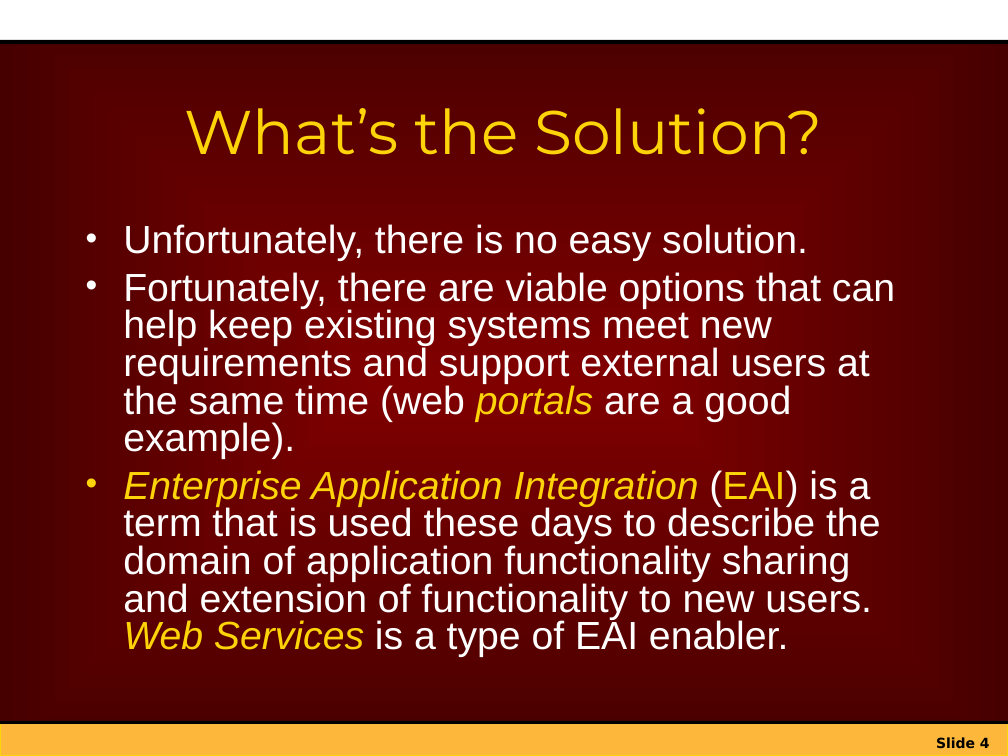
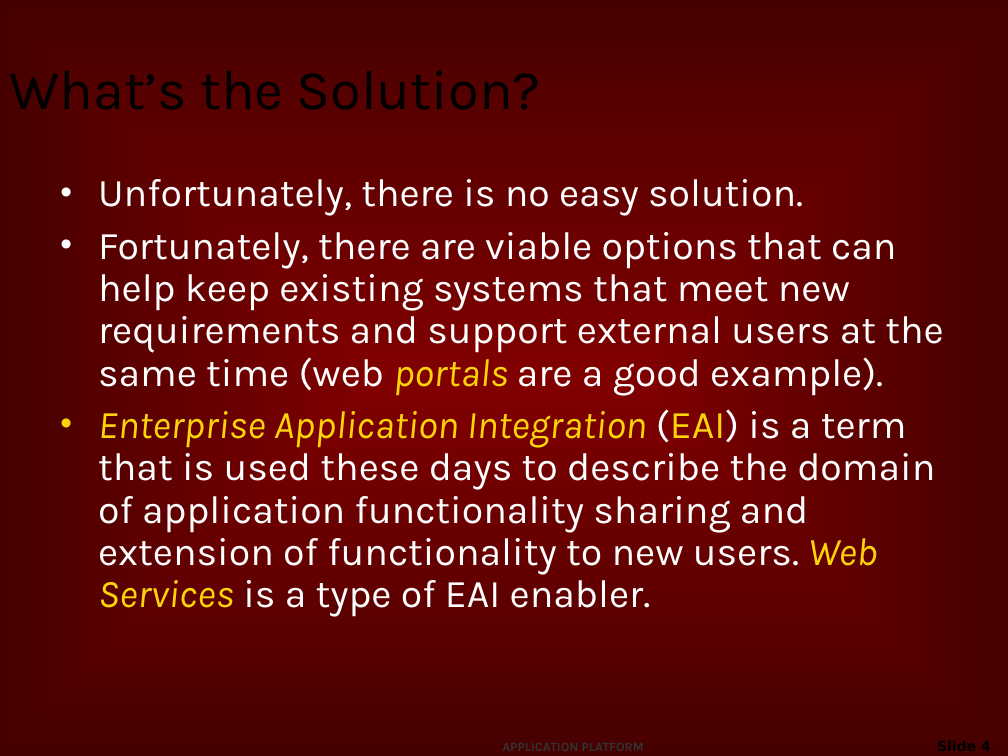
Before and after one commit to netspective/sparx-2001, a slide deck: slide 4 of Sparx/web-shared/docs/project/Extending the Enterprise.ppt. Drawn at 1008x756 pixels with LibreOffice and Linux fonts; fonts in the diff are those of the drawing; background and template pictures are left out. Boxes give left, top, right and bottom in pixels: in the first picture for what was removed or moved away, otherwise in the second. Text is boxed around its words. In the diff, an @@ line names an element or a change of style, - is before the commit and + after.

```diff
--- a/Sparx/web-shared/docs/project/Extending the Enterprise.ppt
+++ b/Sparx/web-shared/docs/project/Extending the Enterprise.ppt
@@ rectangle removed at (x1=0, y1=0, x2=1008, y2=42) @@
@@ title "What’s the Solution?" moved from (x1=185, y1=108, x2=822, y2=155) to (x1=0, y1=48, x2=857, y2=126) @@
@@ title "What’s the Solution?" at (x1=0, y1=48, x2=857, y2=126): size 44 to 40 pt, font Montserrat to Karla, text colour #FDD409 to #000000; alignment centre to left @@
@@ line removed from (1, 42) to (1008, 42) @@
@@ text "Unfortunately, there is no easy ..." moved from (x1=123, y1=224, x2=895, y2=657) to (x1=98, y1=179, x2=943, y2=617) @@
@@ text at (x1=98, y1=179, x2=935, y2=617): font Arial to Karla in "Unfortunately, there is no easy solution.", "Enterprise Application Integration (EAI) is a term ..."; line spacing 0.8 to 0.9 @@
@@ text at (x1=98, y1=232, x2=943, y2=396): text changed; font Arial to Karla @@
-• Fortunately, there are viable options that can help keep existing systems meet new requirements and support external users at the same time (web portals are a good example).
+• Fortunately, there are viable options that can help keep existing systems that meet new requirements and support external users at the same time (web portals are a good example).
@@ rectangle removed at (x1=0, y1=723, x2=1008, y2=756) @@
@@ line removed from (0, 723) to (1008, 723) @@
@@ text added at (x1=493, y1=734, x2=670, y2=756), 9 pt, text #333333, bold @@
+APPLICATION PLATFORM
@@ page number rewrapped from (x1=936, y1=737, x2=990, y2=748) to (x1=841, y1=733, x2=1000, y2=756) @@
```
Also in this commit, not shown: 7 other slides changed, 4 slides added, 3 slides removed, 2 other files.
